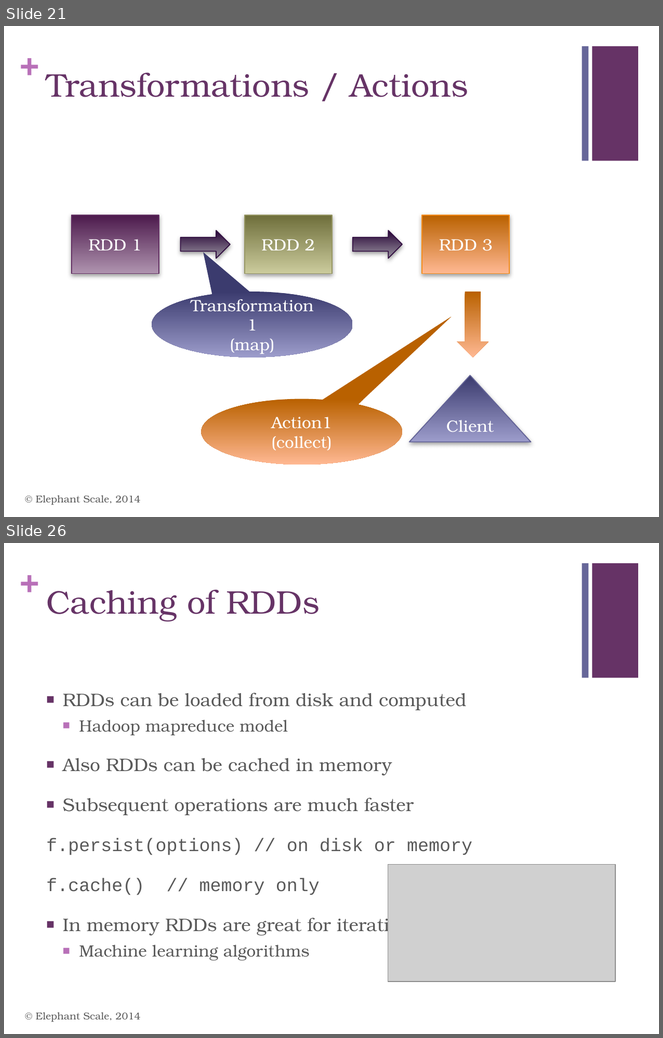
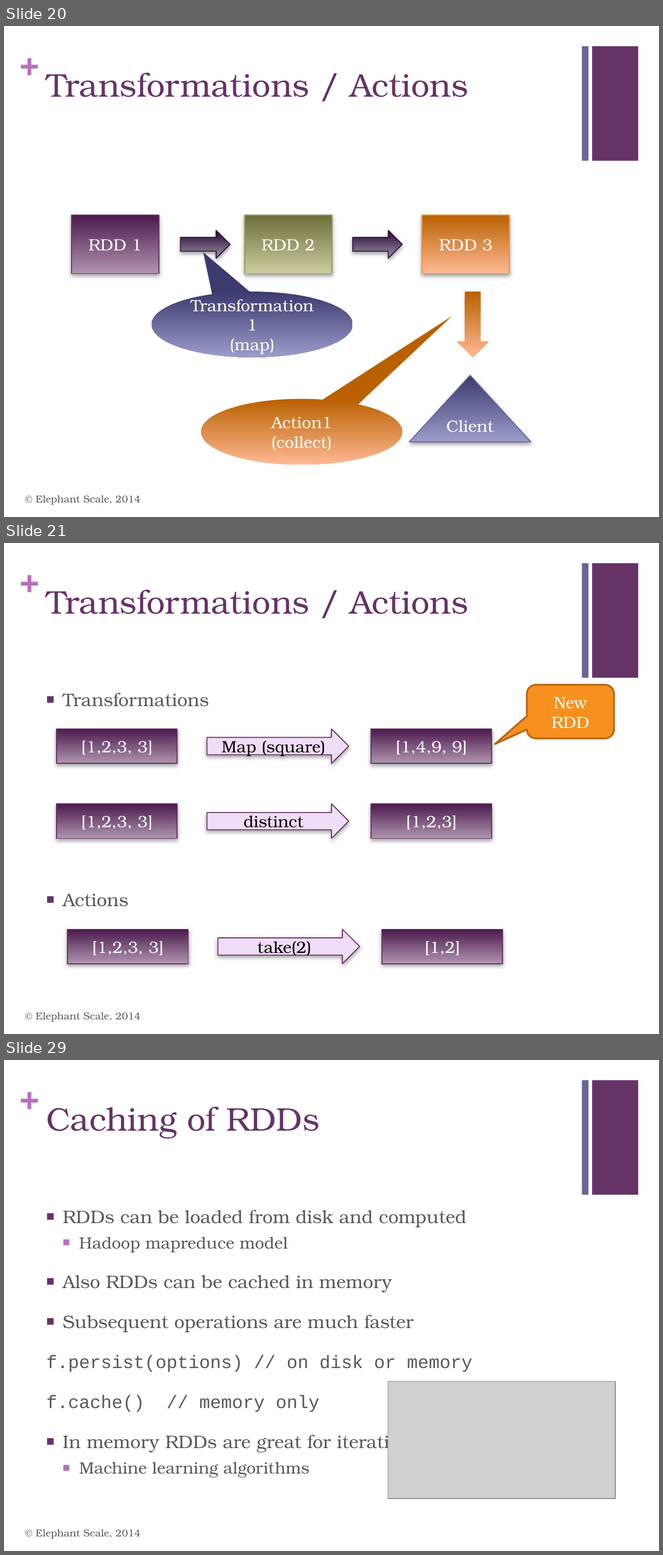
Before and after one commit to mattvinks/spark-labs, a slide deck: slides/02_Spark_Intro.pptx. Shown one above the other, each under a label of ours: slides 21 and 26 before the commit, slides 20, 21 and 29 after it; the slides between them are not shown. The pictures are 663x1038 and 663x1555 pixels, drawn with LibreOffice and Linux fonts; fonts in the diff are those of the drawing; grey boxes stand for pictures. Boxes give left, top, right and bottom in pixels: in the first picture for what was removed or moved away, otherwise in the second. Text is boxed around its words. In the diff, an @@ line names an element or a change of style, - is before the commit and + after.

```diff
--- a/slides/02_Spark_Intro.pptx
+++ b/slides/02_Spark_Intro.pptx
@@ slide 21 added at [4, 543, 659, 1034], background #FFFFFF; not listed: 3 template elements that a slide beside it also shows @@
@@ title added at [46, 589, 468, 614], 36 pt, text #663366 @@
+Transformations / Actions
@@ text added at [63, 693, 209, 907], 20 pt, text #595959 @@
+■ Transformations
+■ Actions
@@ rounded speech box added at [527, 685, 614, 739], fill #F7901E, outline #B76B16 2 pt, 18 pt, text #FFFFFF @@
+New RDD
@@ rectangle added at [57, 729, 177, 764], fill gradient #4D1A4D to #AF94AF, outline #653165 1 pt, 18 pt, text #FFFFFF @@
+[1,2,3, 3]
@@ right arrow added at [207, 729, 349, 764], fill #EFDCF7, outline #653165 1 pt, 18 pt, text #000000 @@
+Map (square)
@@ rectangle added at [372, 729, 492, 764], fill gradient #4D1A4D to #AF94AF, outline #653165 1 pt, 18 pt, text #FFFFFF @@
+[1,4,9, 9]
@@ rectangle added at [57, 805, 177, 839], fill gradient #4D1A4D to #AF94AF, outline #653165 1 pt, 18 pt, text #FFFFFF @@
+[1,2,3, 3]
@@ right arrow added at [207, 805, 349, 839], fill #EFDCF7, outline #653165 1 pt, 18 pt, text #000000 @@
+distinct
@@ rectangle added at [372, 805, 492, 839], fill gradient #4D1A4D to #AF94AF, outline #653165 1 pt, 18 pt, text #FFFFFF @@
+[1,2,3]
@@ rectangle added at [67, 929, 188, 964], fill gradient #4D1A4D to #AF94AF, outline #653165 1 pt, 18 pt, text #FFFFFF @@
+[1,2,3, 3]
@@ right arrow added at [218, 929, 360, 964], fill #EFDCF7, outline #653165 1 pt, 18 pt, text #000000 @@
+take(2)
@@ rectangle added at [382, 929, 503, 964], fill gradient #4D1A4D to #AF94AF, outline #653165 1 pt, 18 pt, text #FFFFFF @@
+[1,2]
@@ text added at [36, 1013, 141, 1022], 11 pt, text #595959 @@
+© Elephant Scale, 2014
@@ what was slide 21 is now slide 20 @@
@@ what was slide 26 is now slide 29 @@
```
Also in this commit, not shown: 6 slides changed, 3 other slides added, 1 slide removed, 16 other files.
